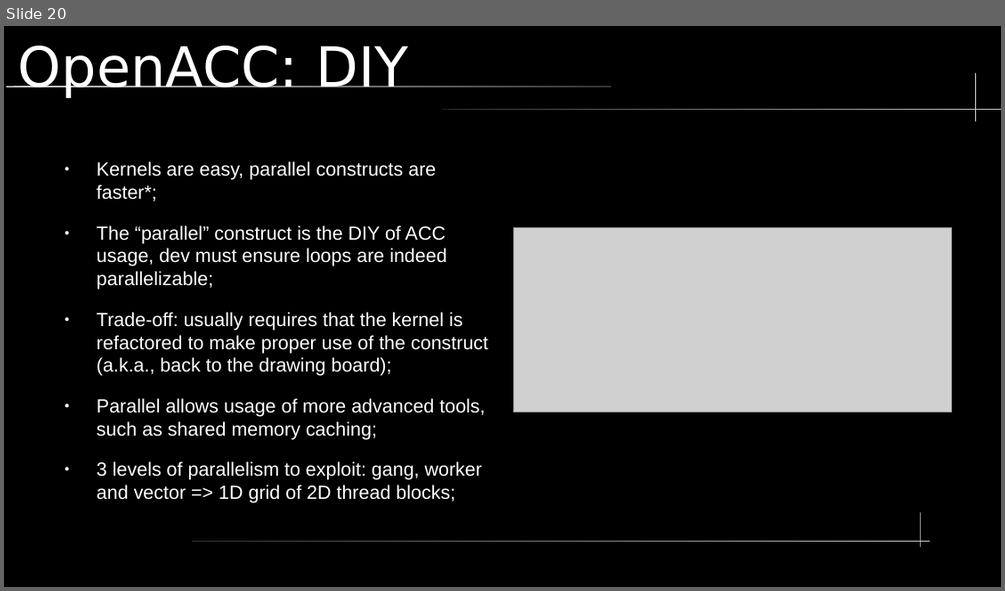
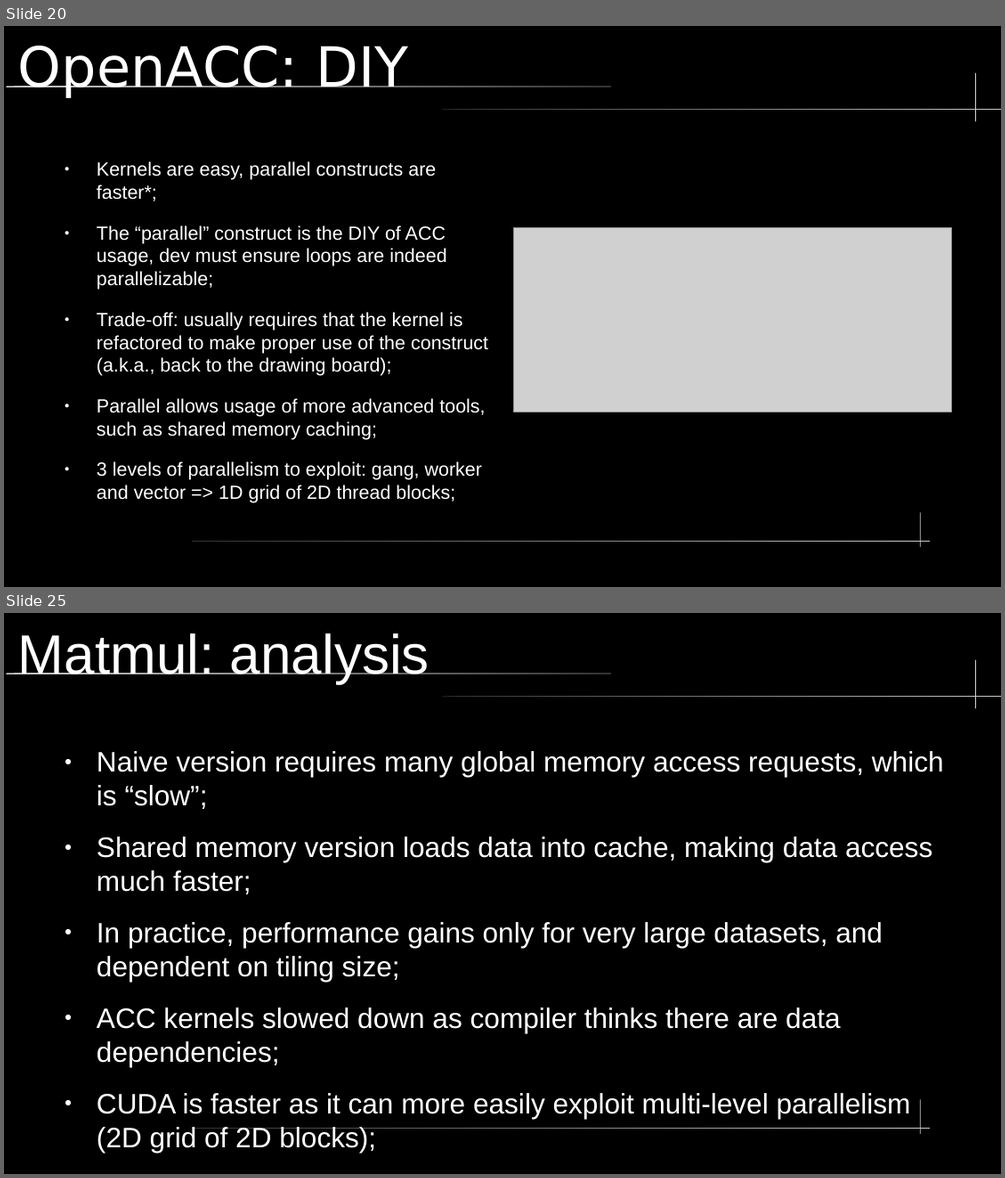
Before and after one commit to LucasGasparinoBSC/presentationUPC, a slide deck: lectureAlyaGPU.odp. Shown one above the other, each under a label of ours: slide 20 before the commit, slides 20 and 25 after it; the slides between them are not shown. The pictures are 1005x591 and 1005x1178 pixels, drawn with LibreOffice and Linux fonts; fonts in the diff are those of the drawing; grey boxes stand for pictures. Boxes give left, top, right and bottom in pixels: in the first picture for what was removed or moved away, otherwise in the second. Text is boxed around its words. In the diff, an @@ line names an element or a change of style, - is before the commit and + after.

Commit message:
Added a lot of matmul stufdf.

```diff
--- a/lectureAlyaGPU.odp
+++ b/lectureAlyaGPU.odp
@@ slide 25 added at [4,613,1001,1174], background #000000; not listed: 5 template elements that a slide beside it also shows @@
@@ title added at [18,633,429,684], 44 pt, text #FFFFFF @@
+Matmul: analysis
@@ text added at [97,751,944,1152], 22.4 pt, text #FFFFFF @@
+● Naive version requires many global memory access requests, which is “slow”;
+● Shared memory version loads data into cache, making data access much faster;
+● In practice, performance gains only for very large datasets, and dependent on tiling size;
+● ACC kernels slowed down as compiler thinks there are data dependencies;
+● CUDA is faster as it can more easily exploit multi-level parallelism (2D grid of 2D blocks);
```
Also in this commit, not shown: 3 slides changed, 4 other slides added, 2 slides removed, 9 other files.
